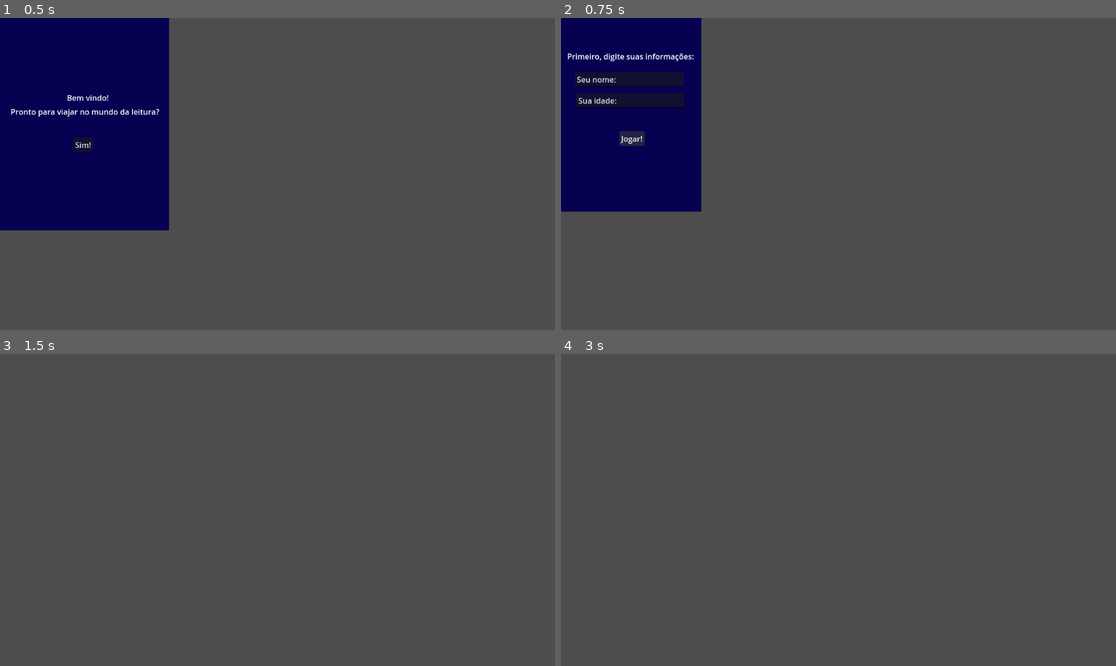
Above: before the commit, frames 1-4 (two rows, left to right).
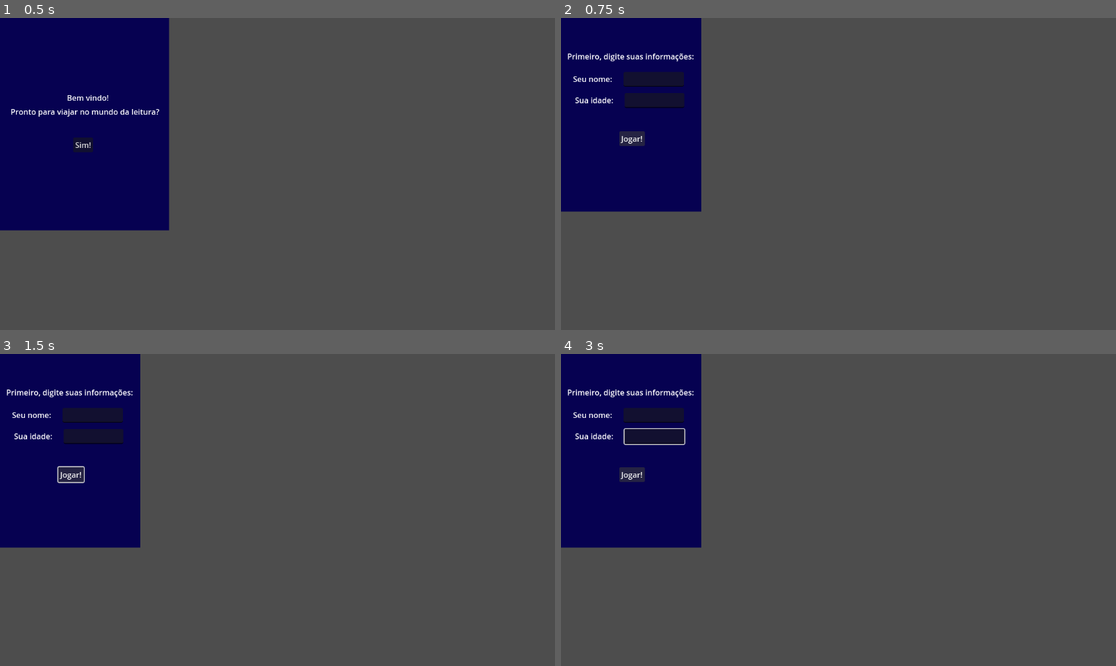
Above: after the commit, the same moments.

Repository: kauahilgenbergg/Pegai-Corrida-do-Conhecimento
Game: Godot game, scene res://Telas De Menu/BemVindo.tscn
Two runs of this game, one before a commit and one after it. Both use one fixed random seed, a clock stepped at 60 frames per second and the inputs below.
Inputs (mouse positions are in pixels of both pictures, inside the frame that each line leads up to):
- Up to frame 1 (0.5 s): no input
- Up to frame 2 (0.75 s): click "Sim!" at 0.5 s
- Up to frame 3 (1.5 s): click "Jogar!" at 1.25 s
- Up to frame 4 (3 s): click (633, 475) at 2 s, where only the run after the commit has a clickable "Jogar!"; tap Enter at 2.75 s; hold Right (move_right) from 2.78 s (still down)

Frame 1 is identical in both runs. In frame 2, 0.8% of the frame differs, in the area x 2-12%, y 17-29%; in frame 3, 16%, in the area x 0-26%, y 0-63%; in frame 4, 16%.

Commit message:
Atualização na Tela Inicial, implementação e funcionalidade de iniciar partida

Diff:
--- a/Telas De Menu/Login.tscn
+++ b/Telas De Menu/Login.tscn
@@ -33,19 +33,17 @@
 
 [node name="LineEdit" type="LineEdit" parent="Control"]
 layout_mode = 0
-offset_left = 29.0
+offset_left = 130.0
 offset_top = 112.0
 offset_right = 255.0
 offset_bottom = 143.0
-text = "Seu nome:"
 
 [node name="LineEdit2" type="LineEdit" parent="Control"]
 layout_mode = 0
-offset_left = 32.0
+offset_left = 132.0
 offset_top = 156.0
 offset_right = 256.0
 offset_bottom = 187.0
-text = "Sua idade:"
 
 [node name="Button" type="Button" parent="Control"]
 layout_mode = 1
@@ -61,3 +59,19 @@
 grow_horizontal = 2
 grow_vertical = 2
 text = "Jogar!"
+
+[node name="Label2" type="Label" parent="Control"]
+layout_mode = 0
+offset_left = 29.0
+offset_top = 159.0
+offset_right = 113.0
+offset_bottom = 182.0
+text = "Sua idade:"
+
+[node name="Label3" type="Label" parent="Control"]
+layout_mode = 0
+offset_left = 25.0
+offset_top = 115.0
+offset_right = 117.0
+offset_bottom = 138.0
+text = "Seu nome:"
--- /dev/null
+++ b/Telas De Menu/TelaInicial.gd
@@ -0,0 +1,7 @@
+extends Control
+
+func _on_button_2_pressed() -> void:
+	pass # Replace with function body.
+	# Este código só roda se o botão for pressionado e o sinal conectado.
+	print("O botão foi pressionado! Tentando carregar a cena de jogo...")
+	get_tree().change_scene_to_file("res://test_platform.tscn")
--- a/Telas De Menu/TelaInicial.tscn
+++ b/Telas De Menu/TelaInicial.tscn
@@ -1,3 +1,79 @@
-[gd_scene format=3 uid="uid://1cwg76pelta"]
+[gd_scene load_steps=3 format=3 uid="uid://1cwg76pelta"]
+
+[ext_resource type="Script" uid="uid://dfnqnycgcsgrq" path="res://Telas De Menu/TelaInicial.gd" id="1_4hdhv"]
+[ext_resource type="Texture2D" uid="uid://c8lfircs858cv" path="res://assets/player-tela-inicial.png" id="1_hnmdk"]
 
 [node name="TelaInicial" type="Node2D"]
+
+[node name="Control" type="Control" parent="."]
+layout_mode = 3
+anchors_preset = 0
+offset_right = 295.0
+offset_bottom = 399.0
+script = ExtResource("1_4hdhv")
+
+[node name="ColorRect" type="ColorRect" parent="Control"]
+layout_mode = 1
+anchors_preset = 15
+anchor_right = 1.0
+anchor_bottom = 1.0
+grow_horizontal = 2
+grow_vertical = 2
+color = Color(0.023529412, 0.003921569, 0.31764707, 1)
+
+[node name="Label" type="Label" parent="Control"]
+layout_mode = 1
+offset_right = 80.0
+offset_bottom = 23.0
+text = "Seu_nome"
+
+[node name="Label2" type="Label" parent="Control"]
+layout_mode = 1
+anchors_preset = 5
+anchor_left = 0.5
+anchor_right = 0.5
+offset_left = -48.0
+offset_right = 48.0
+offset_bottom = 23.0
+grow_horizontal = 2
+text = "Sua_patente"
+
+[node name="Label3" type="Label" parent="Control"]
+layout_mode = 1
+anchors_preset = 1
+anchor_left = 1.0
+anchor_right = 1.0
+offset_left = -71.0
+offset_bottom = 23.0
+grow_horizontal = 0
+text = "Seu_level"
+
+[node name="Button" type="Button" parent="Control"]
+layout_mode = 1
+anchors_preset = 4
+anchor_top = 0.5
+anchor_bottom = 0.5
+offset_left = 104.0
+offset_top = -136.5
+offset_right = 189.0
+offset_bottom = -105.5
+grow_vertical = 2
+text = "Biblioteca"
+
+[node name="Button2" type="Button" parent="Control"]
+layout_mode = 0
+offset_left = 119.0
+offset_top = 304.0
+offset_right = 177.0
+offset_bottom = 335.0
+text = "Correr"
+
+[node name="Node2D" type="Node2D" parent="Control"]
+position = Vector2(139, 189)
+
+[node name="Sprite2D" type="Sprite2D" parent="Control/Node2D"]
+position = Vector2(3, 17)
+scale = Vector2(5.321429, 5.3214283)
+texture = ExtResource("1_hnmdk")
+
+[connection signal="pressed" from="Control/Button2" to="Control" method="_on_button_2_pressed"]
Not shown, added: Telas De Menu/TelaInicial.gd.uid
Binary file added: assets/player-tela-inicial.png
Not shown: 1 places in player.tscn that only renumber resources
